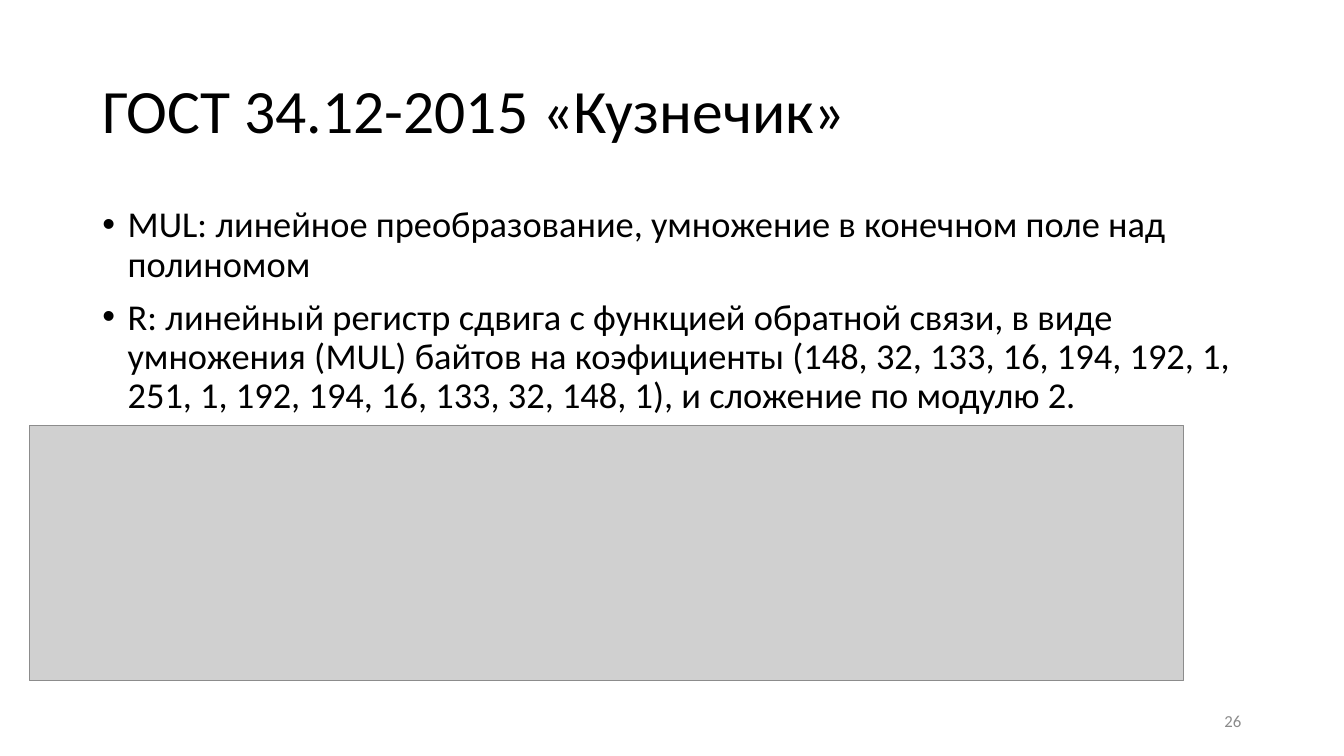
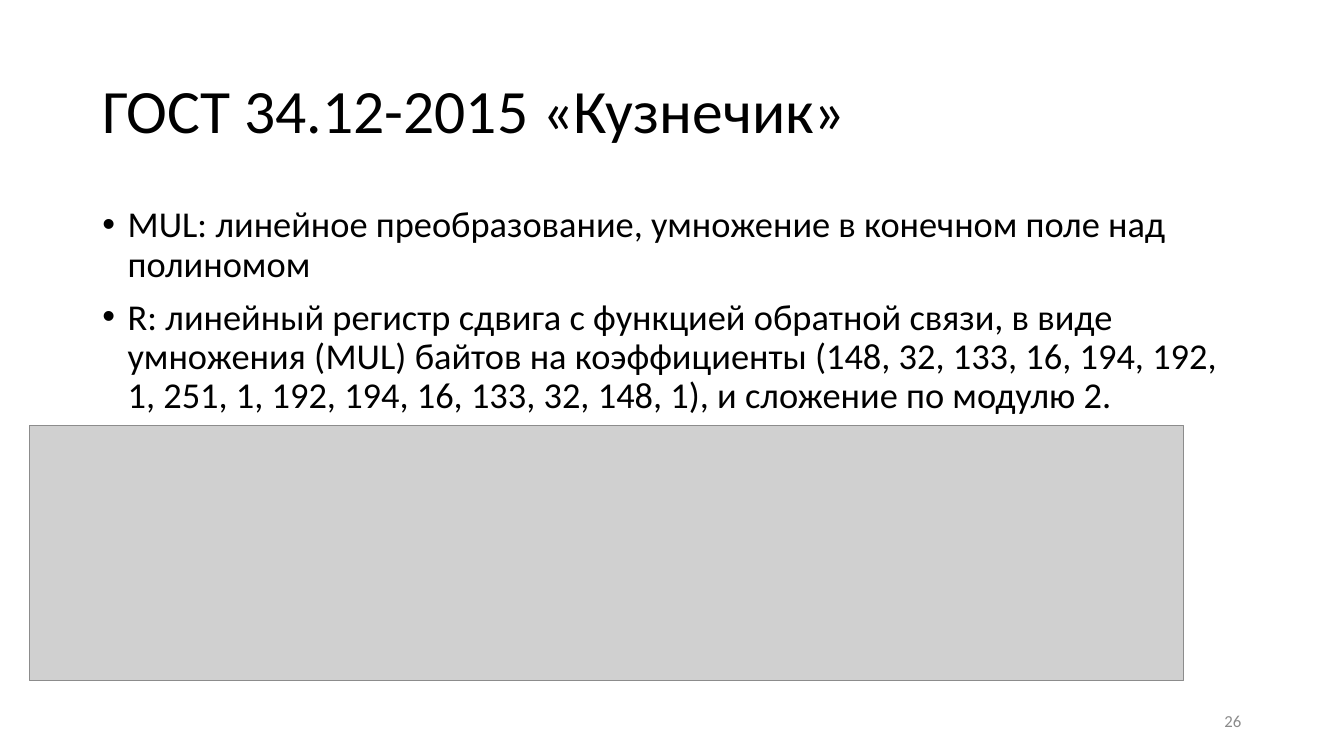
Before and after one commit to GeorgyFirsov-s-forks/CryptoLectures, a slide deck: slide 26 of Lectures/Lecture5.pptx. Drawn at 1344x756 pixels with LibreOffice and Linux fonts; fonts in the diff are those of the drawing; grey boxes stand for pictures. Boxes give left, top, right and bottom in pixels: in the first picture for what was removed or moved away, otherwise in the second. Text is boxed around its words. In the diff, an @@ line names an element or a change of style, - is before the commit and + after.

```diff
--- a/Lectures/Lecture5.pptx
+++ b/Lectures/Lecture5.pptx
@@ text at (128,305,1216,414): text changed @@
-• R: линейный регистр сдвига с функцией обратной связи, в виде умножения (MUL) байтов на коэфициенты (148, 32, 133, 16, 194, 192, 1, 251, 1, 192, 194, 16, 133, 32, 148, 1), и сложение по модулю 2.
+• R: линейный регистр сдвига с функцией обратной связи, в виде умножения (MUL) байтов на коэффициенты (148, 32, 133, 16, 194, 192, 1, 251, 1, 192, 194, 16, 133, 32, 148, 1), и сложение по модулю 2.
```
Also in this commit, not shown: 2 other slides changed, 1 other file.
